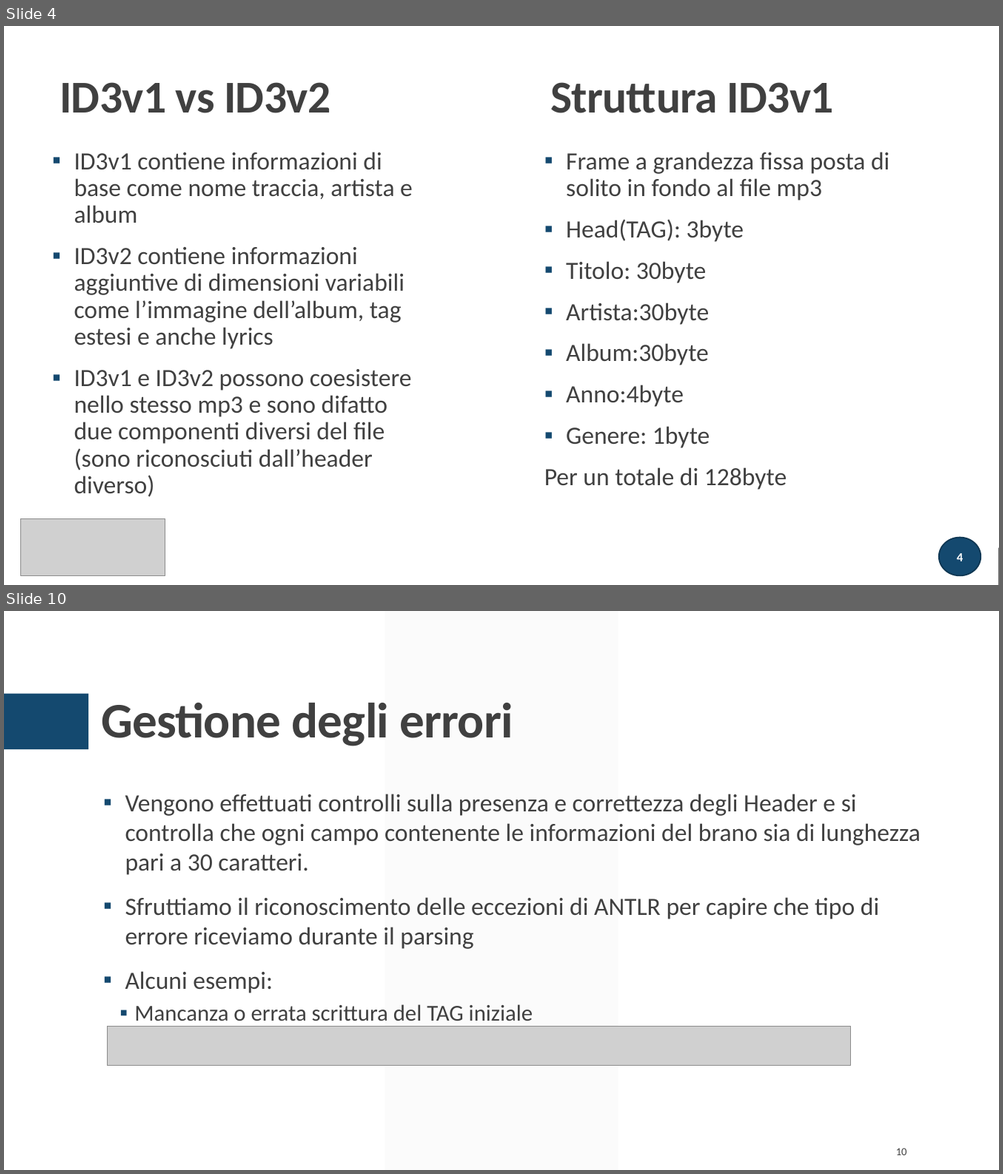
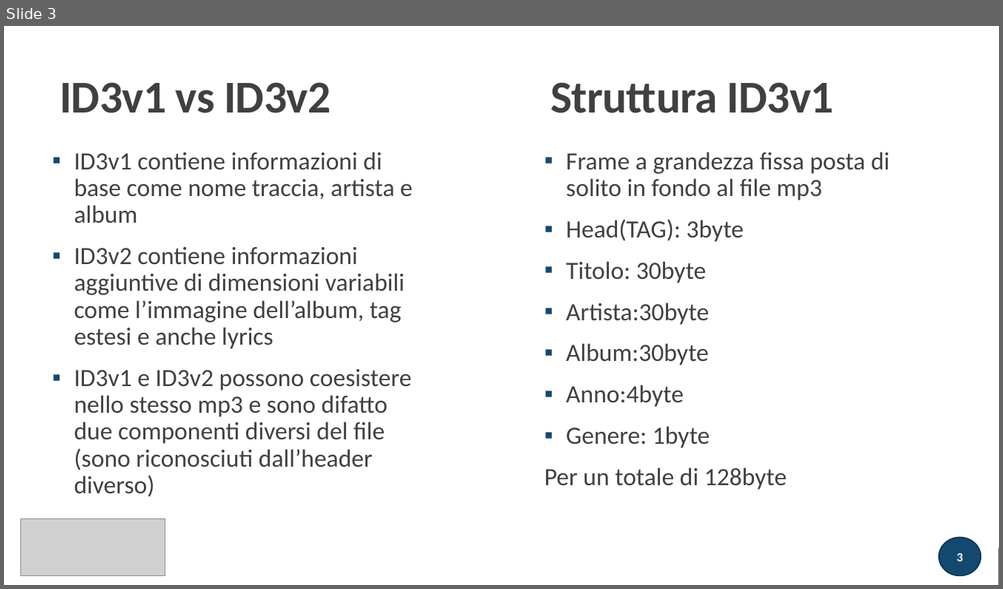
Before and after one commit to atusghen/SimpleID3, a slide deck: presentazione.pptx. Shown one above the other, each under a label of ours: slides 4 and 10 before the commit, slide 3 after it; the slides between them are not shown. The pictures are 1003x1174 and 1003x589 pixels, drawn with LibreOffice and Linux fonts; fonts in the diff are those of the drawing; grey boxes stand for pictures. Boxes give left, top, right and bottom in pixels: in the first picture for what was removed or moved away, otherwise in the second. Text is boxed around its words. In the diff, an @@ line names an element or a change of style, - is before the commit and + after.

```diff
--- a/presentazione.pptx
+++ b/presentazione.pptx
@@ slide 10 removed at [4,611,999,1170], background #FFFFFF @@
@@ parallelogram removed at [384,611,617,1170] @@
@@ rectangle removed at [4,694,88,750] @@
@@ title removed at [101,703,513,746] @@
-Gestione degli errori
@@ text removed at [125,794,920,1028] @@
-▪ Vengono effettuati controlli sulla presenza e correttezza degli Header e si controlla che ogni campo contenente le informazioni del brano sia di lunghezza pari a 30 caratteri.
-▪ Sfruttiamo il riconoscimento delle eccezioni di ANTLR per capire che tipo di errore riceviamo durante il parsing
-▪ Alcuni esempi:
-  ▪ Mancanza o errata scrittura del TAG iniziale
@@ picture removed at [107,1027,851,1066] @@
@@ page number removed at [896,1148,907,1156] @@
-10
@@ what was slide 4 is now slide 3 @@
@@ page number at [956,554,962,562]: text changed @@
-4
+3
```
Also in this commit, not shown: 1 slide changed, 10 other slides removed, 10 other files.
